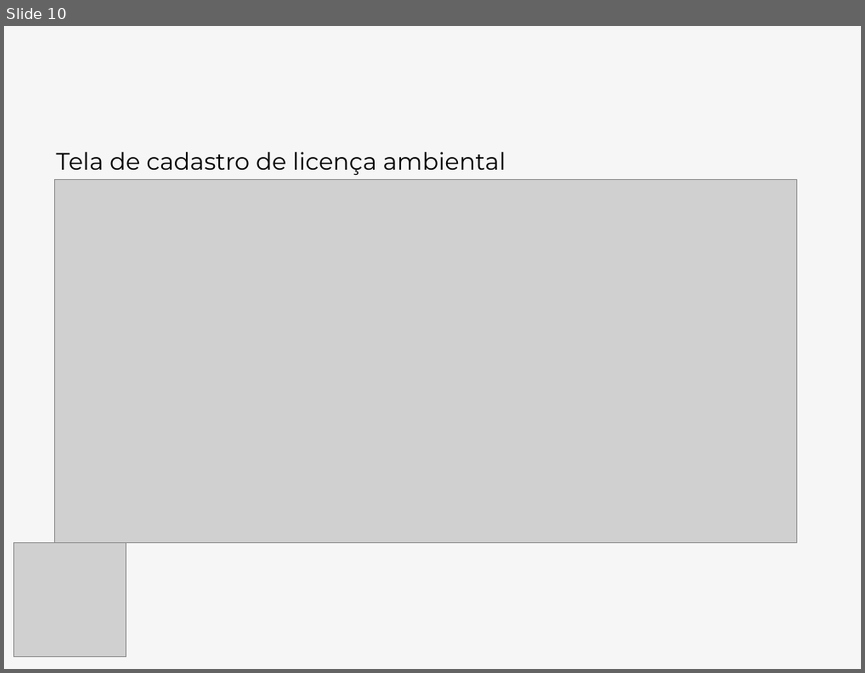
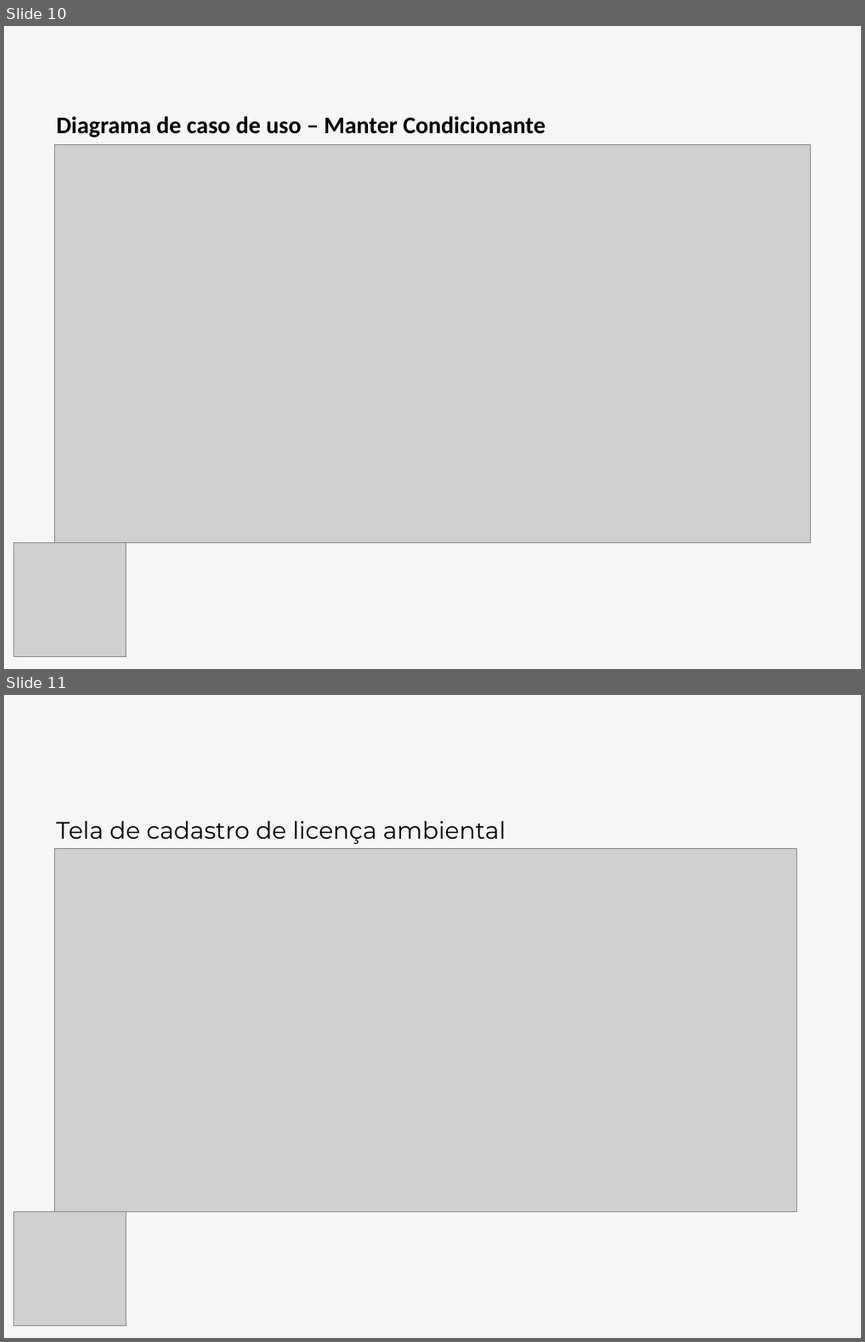
Before and after one commit to luizfernandodias/vessel-gestao-ambiental, a slide deck: apresentacao/Slides_Apresentacao_TCC.pptx. Shown one above the other, each under a label of ours: slide 10 before the commit, slides 10 and 11 after it. The pictures are 865x673 and 865x1342 pixels, drawn with LibreOffice and Linux fonts; fonts in the diff are those of the drawing; grey boxes stand for pictures. Boxes give left, top, right and bottom in pixels: in the first picture for what was removed or moved away, otherwise in the second. Text is boxed around its words. In the diff, an @@ line names an element or a change of style, - is before the commit and + after.

```diff
--- a/apresentacao/Slides_Apresentacao_TCC.pptx
+++ b/apresentacao/Slides_Apresentacao_TCC.pptx
@@ slide 10 added at [4,26,861,669], background #F6F6F6 @@
@@ text added at [57,116,545,137], 20 pt, text #000000, bold @@
+Diagrama de caso de uso – Manter Condicionante
@@ picture added at [54,145,811,543] @@
@@ picture added at [14,543,126,657] @@
@@ what was slide 10 is now slide 11 @@
```
Also in this commit, not shown: 5 slides changed, 7 other slides added, 7 other files.
